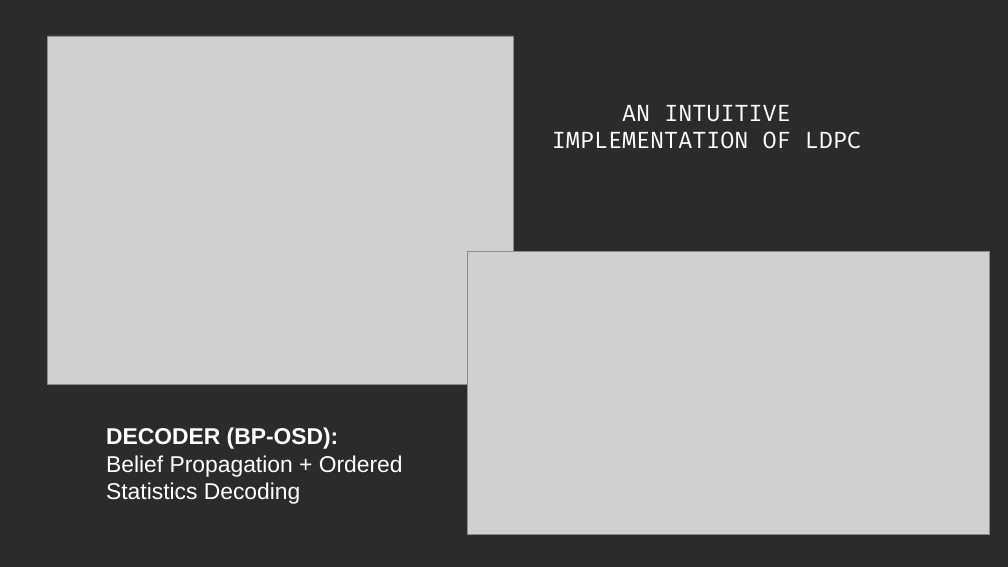
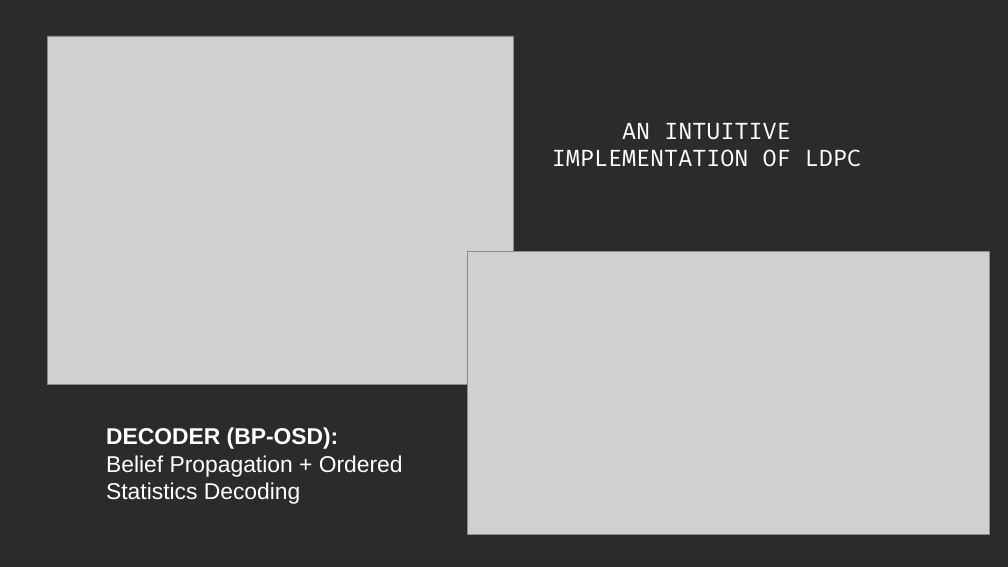
Before and after one commit to DanieleSalvi2810/QPFL_Hackathon_2026_Alice_and_Bob_Quantum_Icing, a slide deck: slide 9 of team-quantum_icing/presentation.odp. Drawn at 1008x567 pixels with LibreOffice and Linux fonts; fonts in the diff are those of the drawing; grey boxes stand for pictures; background and template pictures are left out; a plain dark background stands for a picture behind light text. Boxes give left, top, right and bottom in pixels: in the first picture for what was removed or moved away, otherwise in the second. Text is boxed around its words. In the diff, an @@ line names an element or a change of style, - is before the commit and + after.

```diff
--- a/team-quantum_icing/presentation.odp
+++ b/team-quantum_icing/presentation.odp
@@ text "AN INTUITIVE IMPLEMENTATION OF LDPC": place and size @@
-text "AN INTUITIVE IMPLEMENTATION OF LDPC" at bbox=[552, 105, 861, 149]
+text "AN INTUITIVE IMPLEMENTATION OF LDPC" at bbox=[552, 123, 861, 167]
```
Also in this commit, not shown: 7 other slides changed, 2 slides added, 1 slide removed, 1 other file.
